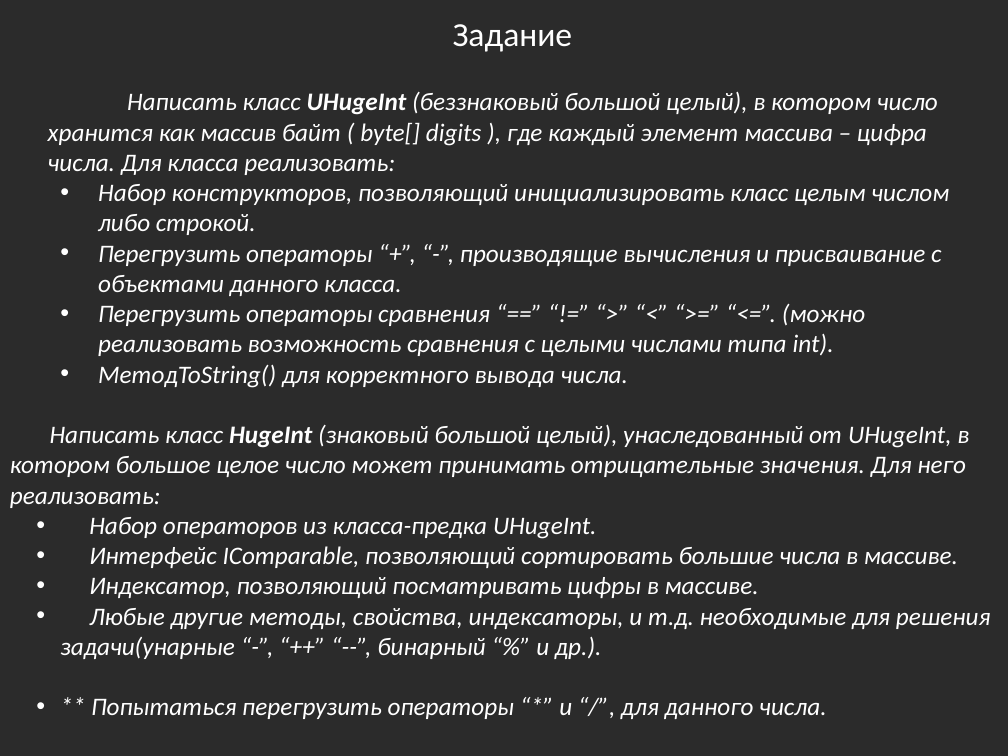
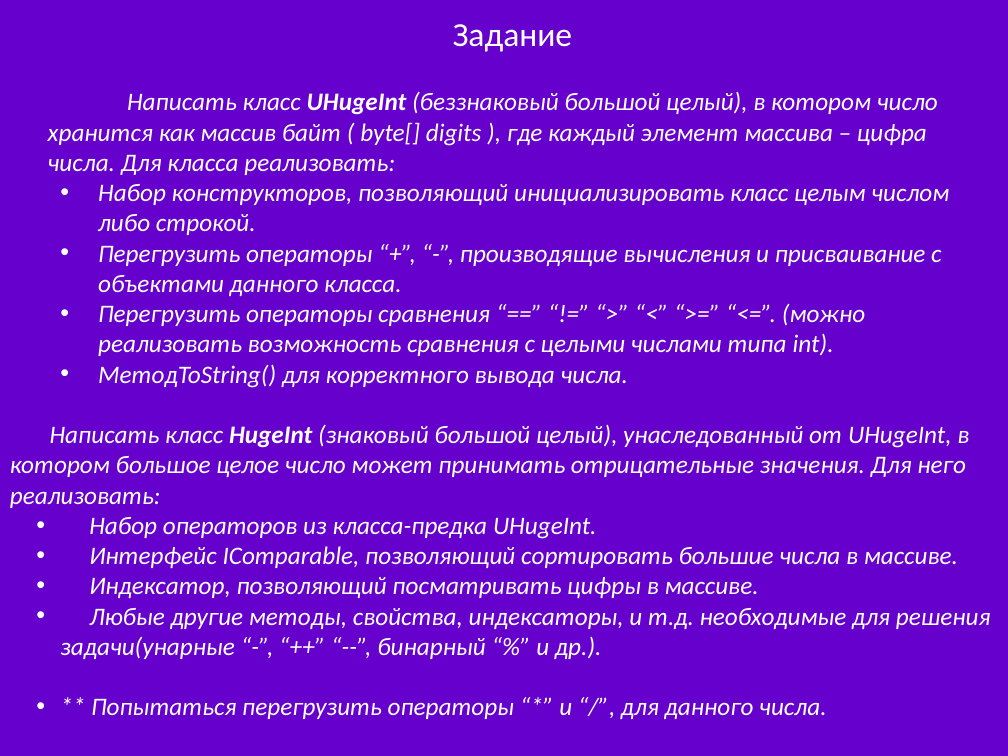
Before and after one commit to bazile/Training, a slide deck: slide 29 of Presentation/lesson-02-oop.pptx (slide 28 before the commit). Drawn at 1008x756 pixels with LibreOffice and Linux fonts; fonts in the diff are those of the drawing; background and template pictures are left out; a plain dark background stands for a picture behind light text. Boxes give left, top, right and bottom in pixels: in the first picture for what was removed or moved away, otherwise in the second. Text is boxed around its words. In the diff, an @@ line names an element or a change of style, - is before the commit and + after.

```diff
--- a/Presentation/lesson-02-oop.pptx
+++ b/Presentation/lesson-02-oop.pptx
@@ background picture (left out) to #6600CC @@
```
Also in this commit, not shown: 2 other slides changed, 1 slide added, 21 other files.
